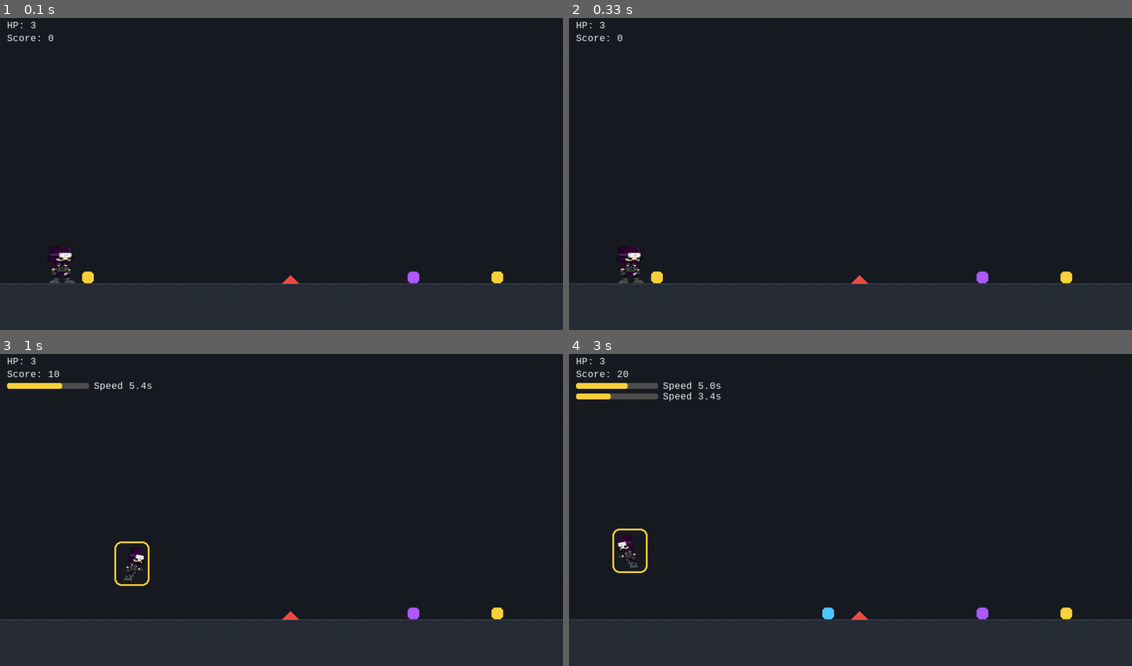
Above: before the commit, frames 1-4 (two rows, left to right).
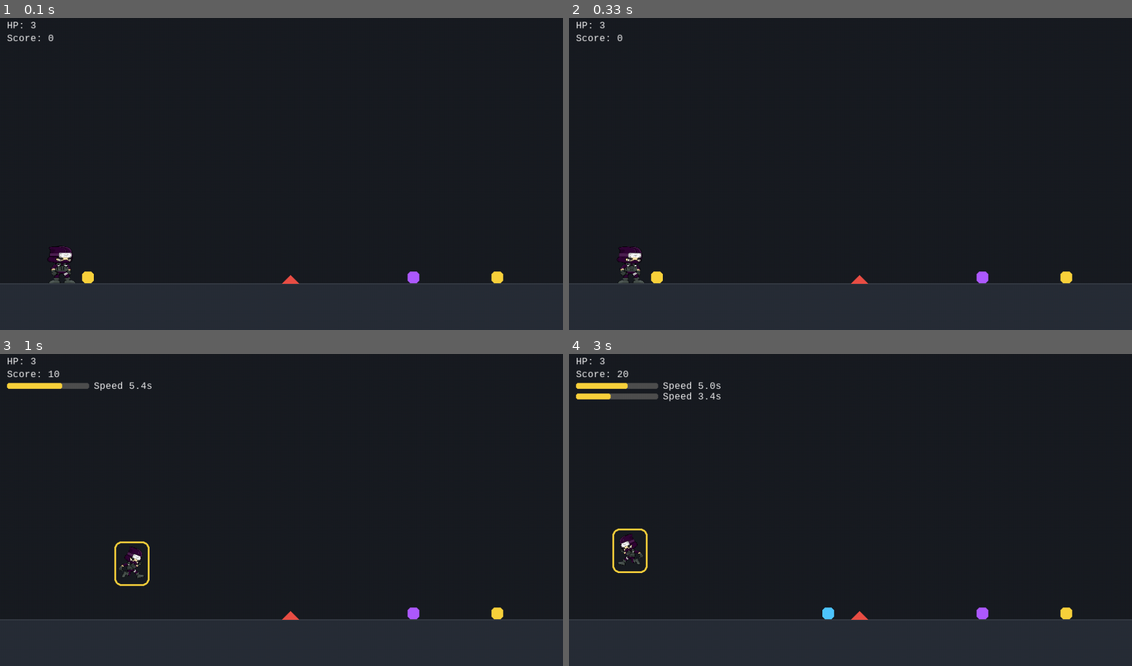
Above: after the commit, the same moments.

Repository: Sebast1023/Modelos_pygame
Game: pygame game, started from Decorator.py
Two runs of this game, one before a commit and one after it. Both use one fixed random seed, a clock stepped at 60 frames per second and the inputs below.
Inputs:
- Up to frame 1 (0.1 s): no input
- Up to frame 2 (0.33 s): no input
- Up to frame 3 (1 s): hold Right 0.33-0.8 s; hold Up from 0.83 s (still down); hold W from 0.83 s (still down)
- Up to frame 4 (3 s): release Up at 1.13 s; release W at 1.13 s; hold Right 1.17-1.63 s; hold D 1.17-1.63 s; hold Left 1.67-2.2 s; hold A 1.67-2.2 s; hold Left 2.23-2.63 s; hold A 2.23-2.63 s; hold Up from 2.67 s (still down); hold W from 2.67 s (still down)

Frame 1 is identical in both runs. In frame 2, less than 0.1% of the frame differs, in the area x 8-13%, y 73-83%; in frame 3, 0.2%; in frame 4, 0.2%, in the area x 8-14%, y 57-69%.

Commit message:
Funcionando el personaje

Diff:
--- a/Decorator.py
+++ b/Decorator.py
@@ -89,6 +89,7 @@
 
         self.current_anim = "idle"
         self.frame_index = 0
+        self.dead_finished = False
 
     def get_rect(self):
         return pygame.Rect(int(self.x), int(self.y), self.w, self.h)
@@ -157,9 +158,12 @@
             self.leg_phase *= (1 - min(1, dt * 8))
 
     def update(self, dt, keys):
-        self._physics(dt, keys)
+
+        # ===== elegir animación =====
         if self.hp <= 0:
-            self.current_anim = "dead"
+            if not self.dead_finished:
+                self.current_anim = "dead"
+            # no cambiar más después
         elif not self.on_ground:
             self.current_anim = "jump"
         elif abs(self.vx) > 1:
@@ -167,18 +171,32 @@
         else:
             self.current_anim = "idle"
 
-        # avanzar animación
-        self.frame_index += dt * 10
-        if abs(self.vx) > 1 and self.on_ground:
+        # ===== física SOLO si está vivo =====
+        if self.hp > 0:
+            self._physics(dt, keys)
+        else:
+            self.vx = 0
+            self.vy = 0
+
+        # ===== animación =====
+        if self.current_anim == "dead":
+            if not self.dead_finished:
+                self.frame_index += dt * 10
+
+                if self.frame_index >= len(self.animations["dead"]):
+                    self.frame_index = len(self.animations["dead"]) - 1
+                    self.dead_finished = True
+        else:
             self.frame_index += dt * 10
-        else:
-            self.frame_index = 0
 
     def draw(self, surf):
         rect = self.get_rect()
-
         frames = self.animations[self.current_anim]
-        frame = frames[int(self.frame_index) % len(frames)]
+
+        if self.current_anim == "dead":
+            frame = frames[min(int(self.frame_index), len(frames) - 1)]
+        else:
+            frame = frames[int(self.frame_index) % len(frames)]
 
         if self.facing == -1:
             frame = pygame.transform.flip(frame, True, False)
@@ -429,6 +447,11 @@
         if character.get_state()["hp"] <= 0:
             banner = font.render("Game Over — press ESC to quit", True, RED)
             screen.blit(banner, (WIDTH // 2 - banner.get_width() // 2, 10))
+
+            # 🚫 congelar mundo (opcional pero recomendado)
+            pickups.clear()
+            hazards.clear()
+
             if keys[pygame.K_ESCAPE]:
                 running = False
 
Binary file added: background/background_1.png
Binary file added: background/background_2.png
